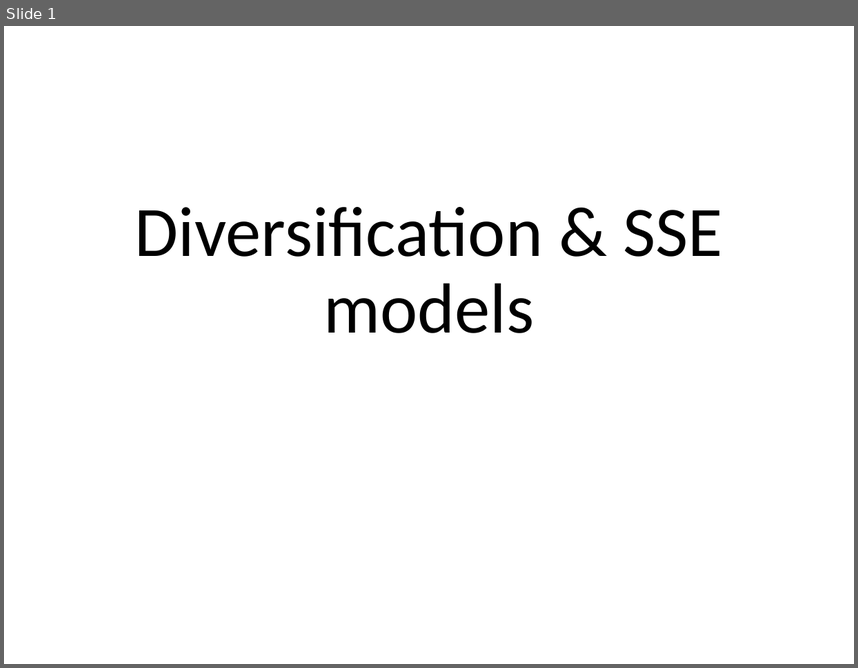
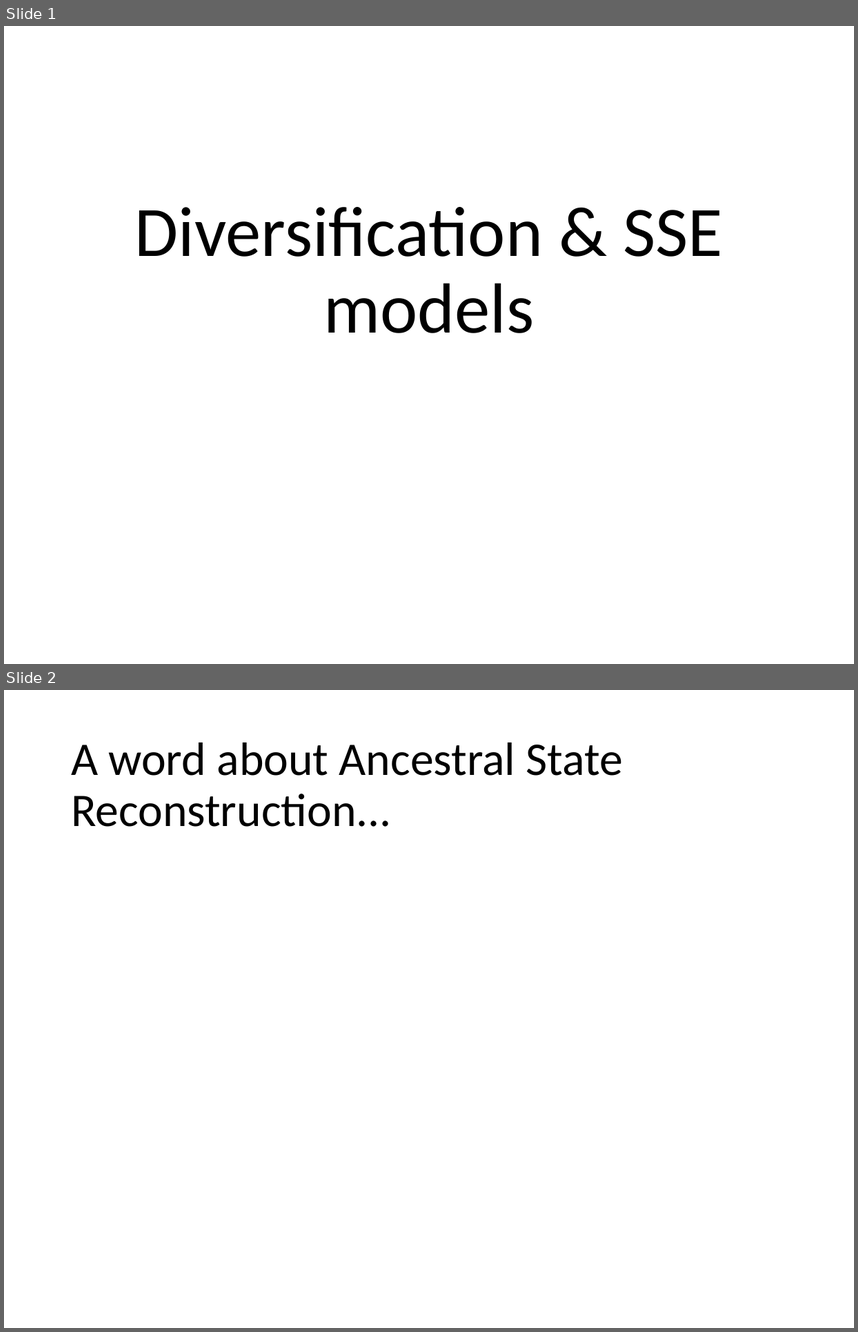
Before and after one commit to uyedaj/macrophy_course, a slide deck: lectures/slides/Diversification&SSE.pptx. Shown one above the other, each under a label of ours: slide 1 before the commit, slides 1 and 2 after it. The pictures are 858x668 and 858x1332 pixels, drawn with LibreOffice and Linux fonts; fonts in the diff are those of the drawing. Boxes give left, top, right and bottom in pixels: in the first picture for what was removed or moved away, otherwise in the second. Text is boxed around its words. In the diff, an @@ line names an element or a change of style, - is before the commit and + after.

```diff
--- a/lectures/slides/Diversification&SSE.pptx
+++ b/lectures/slides/Diversification&SSE.pptx
@@ slide 2 added at (4,690,854,1328), background #FFFFFF @@
@@ title added at (71,742,623,827), 39.6 pt, text #000000 @@
+A word about Ancestral State Reconstruction...
```
Also in this commit, not shown: 5 slides changed, 8 other slides added, 2 other files.
